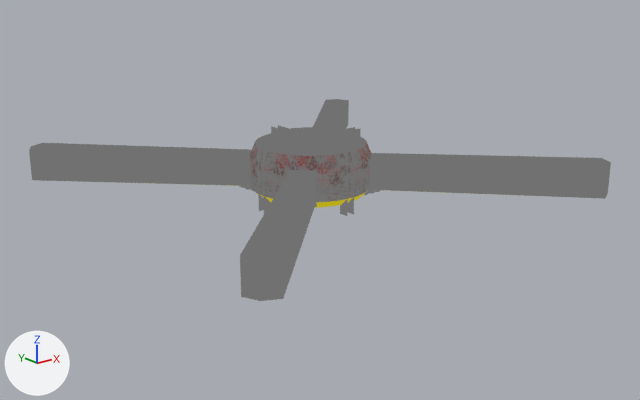
One commit to the Blender file models/blend/halle.blend: the scene before it, then after it.
Rendered twice from a 50 mm lens placed at (-61.9, -79.1, 30.3), pointed at (0.2, -1.5, -0.8). Arrows for +X, +Y and +Z are at lower left; the lights stay in place. The first picture is the older version.
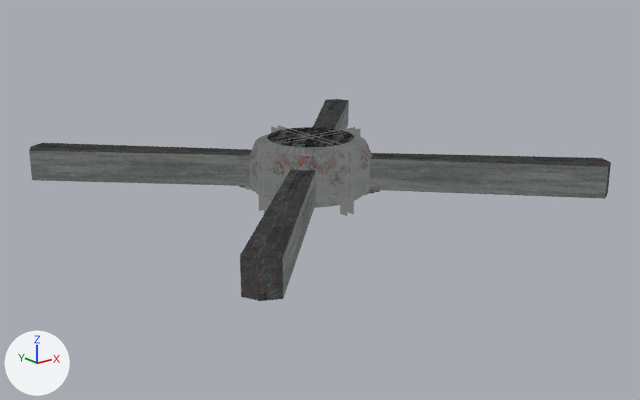
Location of each change, (x1, y1, x2, y2) in pixels of the pictures (640 x 400 px):
'Cylinder', surface changed (darker): (29, 99, 611, 301) in both

Diff of the bpy script that builds the scene:
```diff
--- a/models/blend/halle.blend.py
+++ b/models/blend/halle.blend.py
@@ img_supertex_png @@
+img_supertex_png = load_image('supertex.png', 'supertex.png', 1024, 1024, 'sRGB')
@@ mat_material_001 @@
 n2 = _N.new('ShaderNodeTexImage'); n2.name = 'Image Texture'
-n2.image = img_uv_cube_png
+n2.image = img_supertex_png
 _L.new(n1.outputs[0], n0.inputs[0])  # 'Background' to 'Surface'
```
